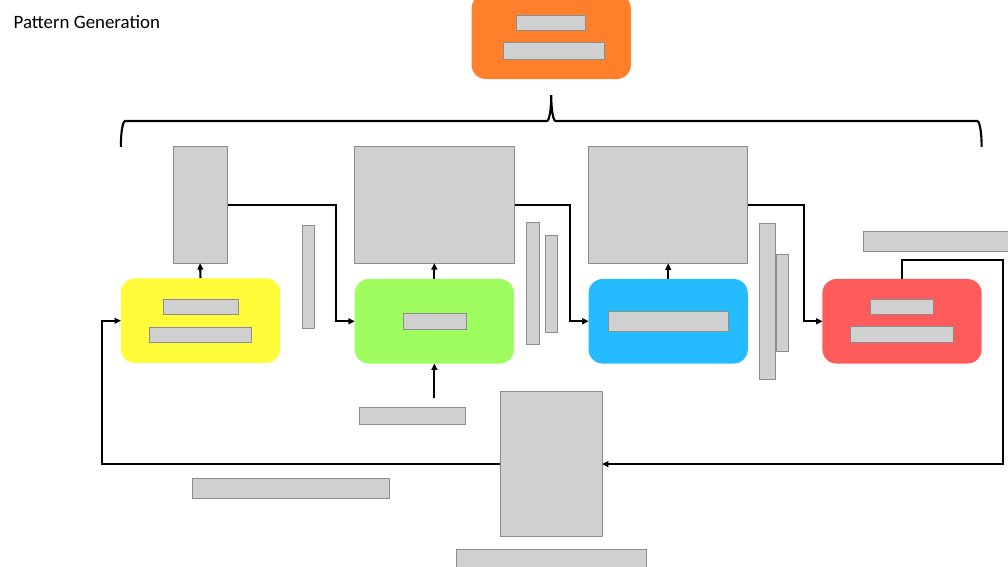
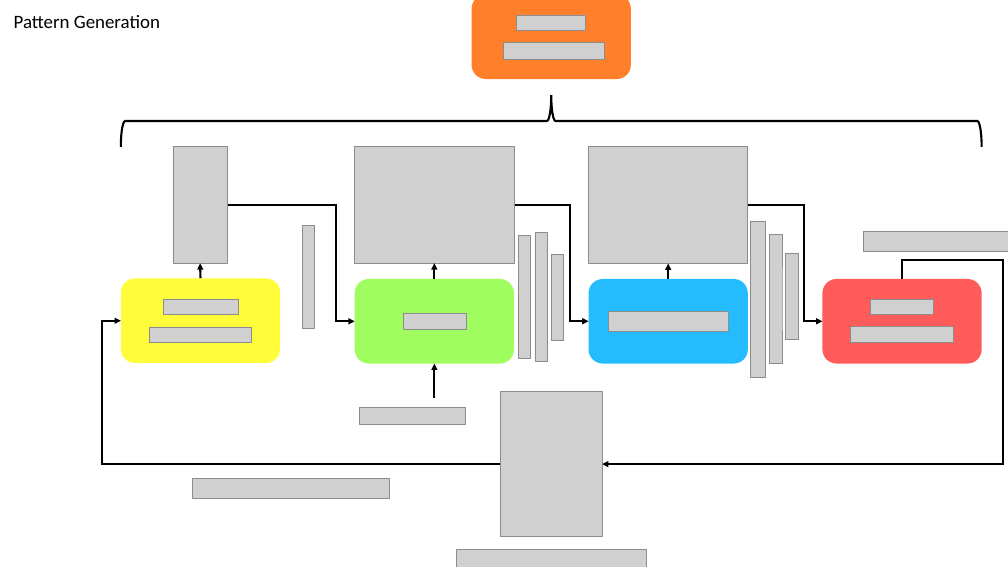
Before and after one commit to mhubii/masters_thesis, a slide deck: slide 4 of windows/masters_thesis_imgs.pptx. Drawn at 1008x567 pixels with LibreOffice and Linux fonts; fonts in the diff are those of the drawing; grey boxes stand for pictures. Boxes give left, top, right and bottom in pixels: in the first picture for what was removed or moved away, otherwise in the second. Text is boxed around its words. In the diff, an @@ line names an element or a change of style, - is before the commit and + after.

```diff
--- a/windows/masters_thesis_imgs.pptx
+++ b/windows/masters_thesis_imgs.pptx
@@ picture: place and size @@
-picture at (527, 222, 539, 345)
+picture at (519, 236, 531, 358)
@@ picture removed at (546, 236, 558, 333) @@
@@ picture: place and size @@
-picture at (760, 223, 775, 380)
+picture at (751, 220, 766, 377)
@@ picture removed at (777, 254, 789, 352) @@
@@ group added at (535, 233, 799, 364): 4 pictures @@
```
Also in this commit, not shown: 5 other files.
